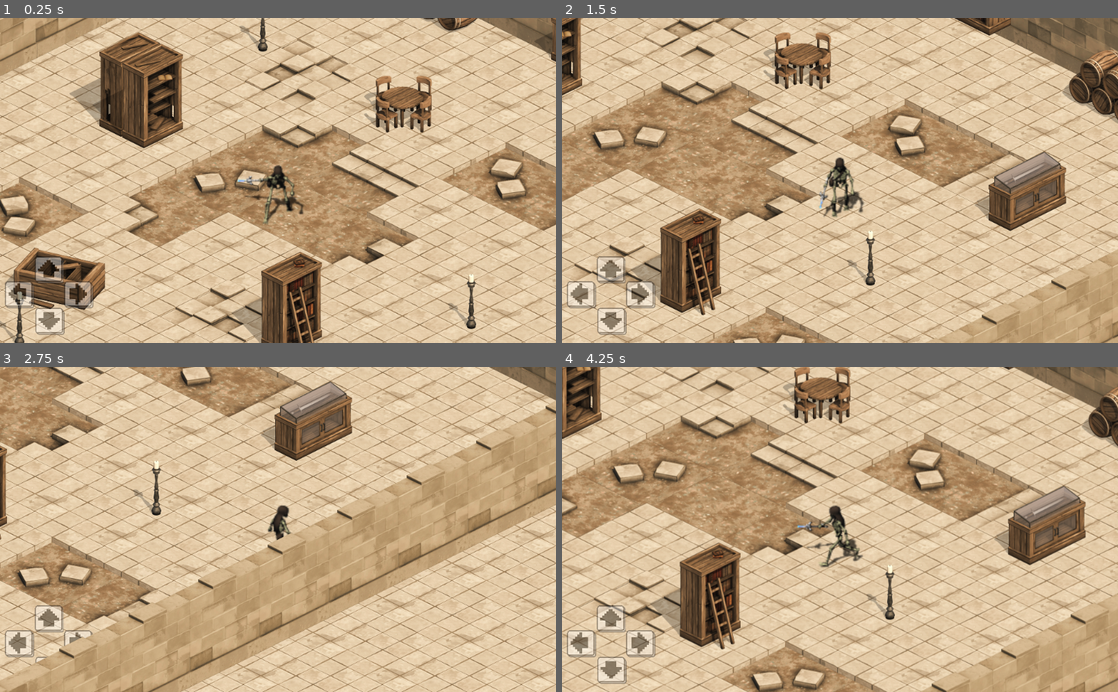
Above: before the commit, frames 1-4 (two rows, left to right).
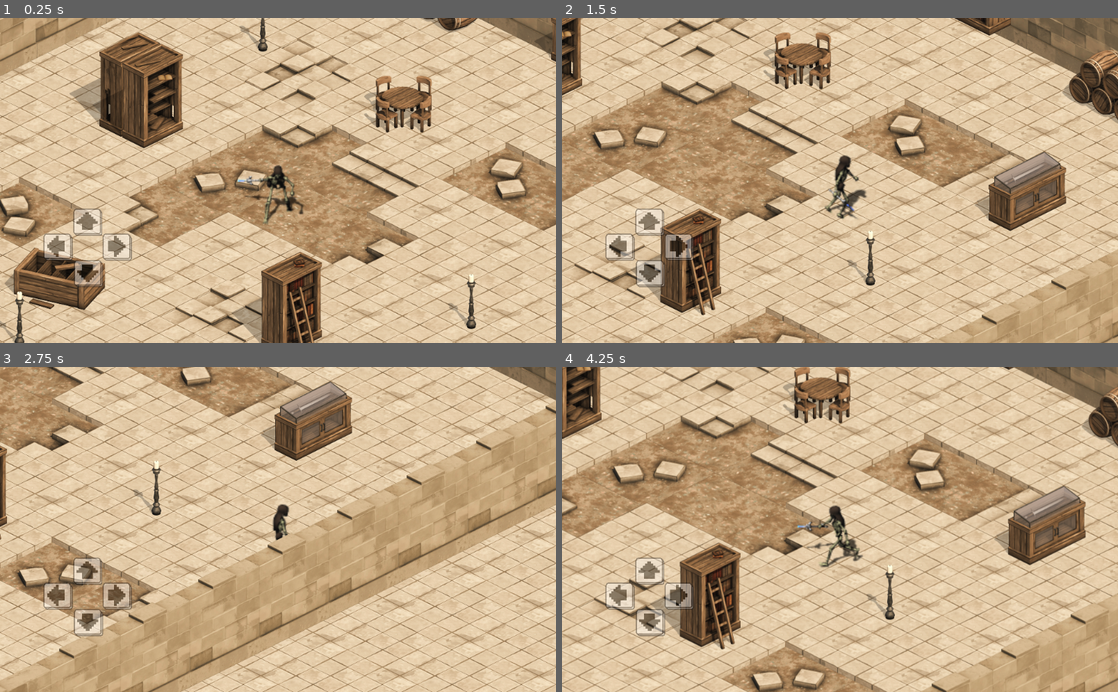
Above: after the commit, the same moments.

Repository: FranJBDev/Combat-Game
Game: Godot game, scene res://Scenes/Main.tscn
Same seed, same stepped clock (60 frames per second), same inputs: the game is played once before the commit and once after it.
Inputs (mouse positions are in pixels of both pictures, inside the frame that each line leads up to):
- Up to frame 1 (0.25 s): no input
- Up to frame 2 (1.5 s): move the mouse to (962, 164) at 0.52 s; press the mouse at (962, 164) at 0.53 s; hold Right (ui_right) 0.53-1.28 s; move the mouse to (728, 196) at 1.27 s; release the mouse at (728, 196) at 1.28 s; hold Down (ui_down) from 1.28 s (still down); click (728, 196) at 1.35 s
- Up to frame 3 (2.75 s): move the mouse to (333, 458) at 2.02 s; release Down (ui_down) at 2.03 s; press the mouse at (333, 458) at 2.03 s; hold Right (ui_right) from 2.03 s (still down)
- Up to frame 4 (4.25 s): move the mouse to (812, 594) at 2.77 s; release Right (ui_right) at 2.78 s; release the mouse at (812, 594) at 2.78 s; hold Up (ui_up) 2.78-3.53 s; click (812, 594) at 2.85 s; move the mouse to (1006, 578) at 3.52 s; press the mouse at (1006, 578) at 3.53 s; hold Left (ui_left) from 3.53 s (still down)

The runs differ from the first frame. In frame 1, 3.0% of the frame differs, in the area x 0-24%, y 58-98%; in frame 2, 3.9%, in the area x 0-55%, y 42-98%; in frame 3, 2.7%; in frame 4, 3.2%.

Commit message:
Fix: Keypad location and player's idle direction on stop

Diff:
--- a/Scenes/Player.tscn
+++ b/Scenes/Player.tscn
@@ -1,8 +1,9 @@
-[gd_scene load_steps=22 format=2]
+[gd_scene load_steps=23 format=2]
 
 [ext_resource path="res://Assets/Player/skeleton_occultist.png" type="Texture" id=1]
 [ext_resource path="res://Scripts/Player.gd" type="Script" id=2]
 [ext_resource path="res://Scenes/Touchpad.tscn" type="PackedScene" id=3]
+[ext_resource path="res://Assets/Touchpad/down.png" type="Texture" id=4]
 
 [sub_resource type="Animation" id=12]
 resource_name = "Attack_N"
@@ -336,10 +337,10 @@
 [node name="Touchpad" parent="Camera2D" instance=ExtResource( 3 )]
 anchor_top = 1.0
 anchor_bottom = 1.0
-margin_left = -419.0
-margin_top = 210.0
-margin_right = -418.0
-margin_bottom = 210.0
+margin_left = -348.0
+margin_top = 122.0
+margin_right = -347.0
+margin_bottom = 122.0
 
 [node name="AnimationPlayer" type="AnimationPlayer" parent="."]
 anims/Attack_N = SubResource( 12 )
@@ -360,3 +361,9 @@
 anims/Walk_SE = SubResource( 17 )
 anims/Walk_SW = SubResource( 18 )
 anims/Walk_W = SubResource( 4 )
+
+[node name="Down" type="Sprite" parent="."]
+visible = false
+position = Vector2( -281, 142 )
+scale = Vector2( 2, 2 )
+texture = ExtResource( 4 )
--- a/Scenes/Touchpad.tscn
+++ b/Scenes/Touchpad.tscn
@@ -12,19 +12,27 @@
 
 [node name="Up" type="TouchScreenButton" parent="."]
 position = Vector2( -31, -76 )
+z_index = 1
 normal = ExtResource( 3 )
+visibility_mode = 1
 
 [node name="Down" type="TouchScreenButton" parent="."]
 position = Vector2( -31, 22 )
+z_index = 1
 normal = ExtResource( 2 )
+visibility_mode = 1
 
 [node name="Left" type="TouchScreenButton" parent="."]
 position = Vector2( -88, -26 )
+z_index = 1
 normal = ExtResource( 4 )
+visibility_mode = 1
 
 [node name="Right" type="TouchScreenButton" parent="."]
 position = Vector2( 23, -27 )
+z_index = 1
 normal = ExtResource( 1 )
+visibility_mode = 1
 
 [connection signal="pressed" from="Up" to="." method="_on_Up_pressed"]
 [connection signal="released" from="Up" to="." method="_on_Up_released"]
--- a/Scripts/Player.gd
+++ b/Scripts/Player.gd
@@ -9,6 +9,7 @@
 var moving = false # activate movemnet and reset speed to zero if we would still
 var destination = Vector2() # where the mouse click happened
 var movement = Vector2() # The movement that we will pushed to the engine
+var anim_direction = "S"
 
 func _unhandled_input(event):
 	if input_type == "point":
@@ -53,7 +54,6 @@
 		move_and_slide(motion)
 
 func AnimationLoop():
-	var anim_direction = "S"
 	var anim_mode = "Idle"
 	var animation
 
Binary file added: covers/cover2.png
Not shown, added: covers/cover2.png.import
Not shown, changed: build/index.html
Not shown, changed: build/index.pck
Not shown, changed: combat.zip
Not shown, changed: combat_older.zip
